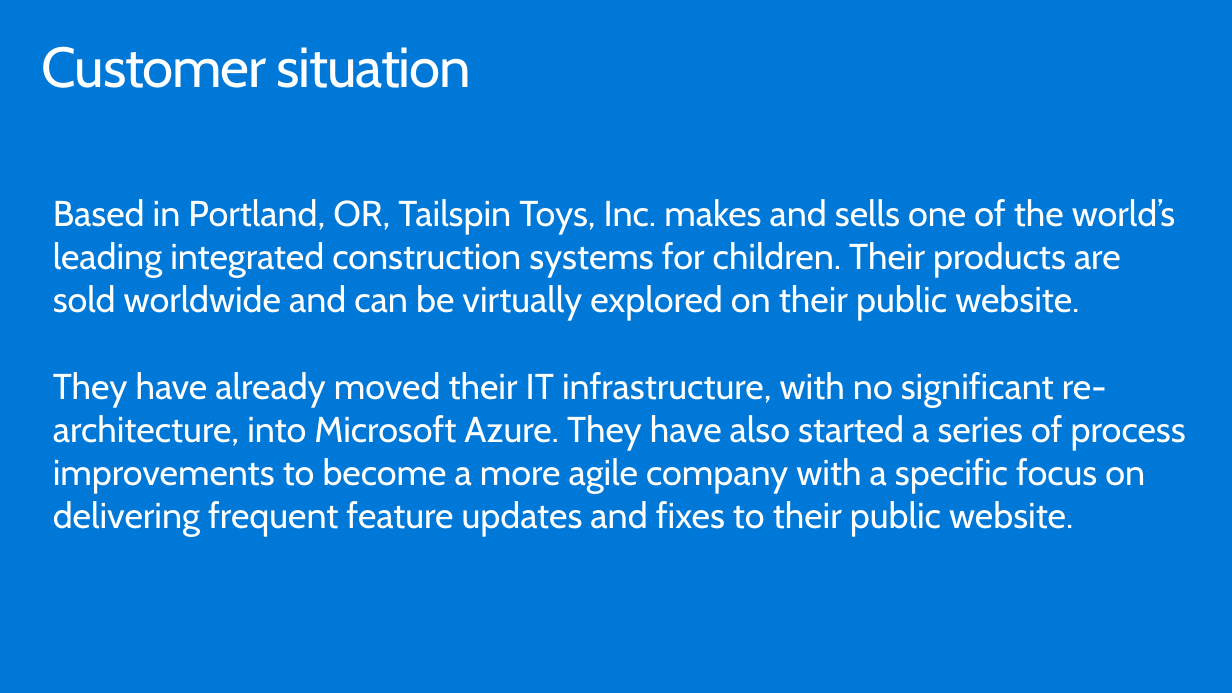
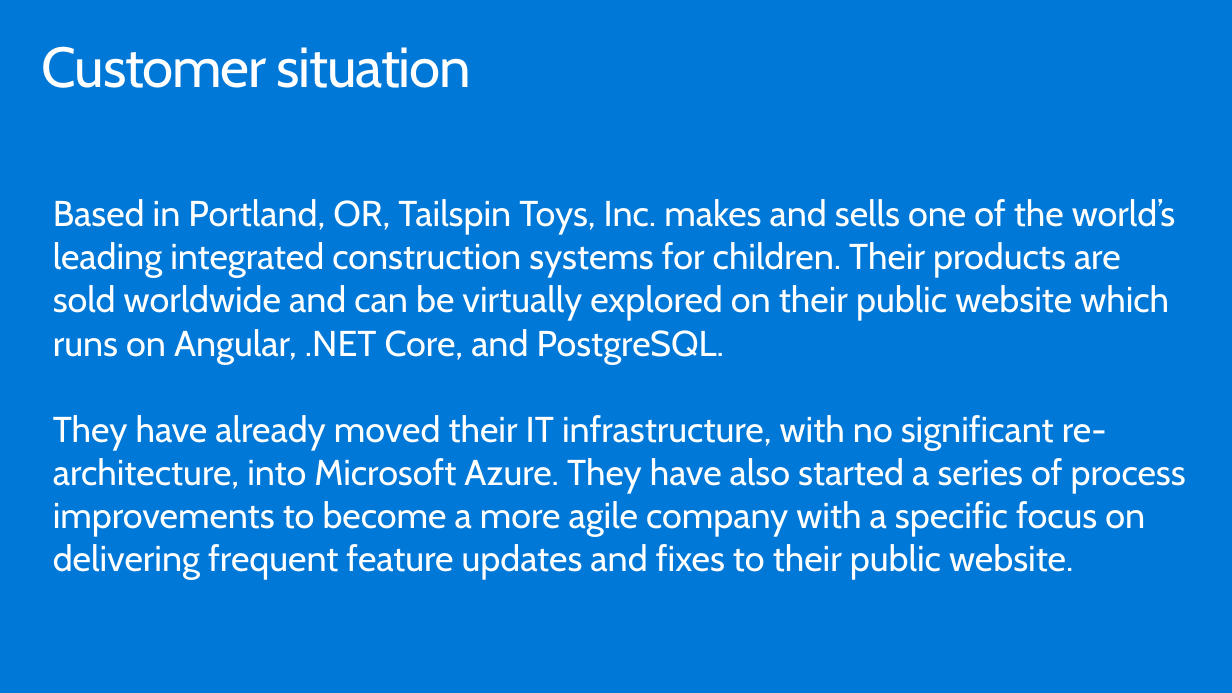
Before and after one commit to yashmadan123/MCW-Continuous-delivery-in-Azure-DevOps, a slide deck: slide 4 of Whiteboard design session/WDS trainer presentation - Continuous delivery in Azure DevOps.pptx. Drawn at 1232x693 pixels with LibreOffice and Linux fonts; fonts in the diff are those of the drawing. Boxes give left, top, right and bottom in pixels: in the first picture for what was removed or moved away, otherwise in the second. Text is boxed around its words. In the diff, an @@ line names an element or a change of style, - is before the commit and + after.

Commit message:
updated guide references to PostgreSQL

```diff
--- a/Whiteboard design session/WDS trainer presentation - Continuous delivery in Azure DevOps.pptx
+++ b/Whiteboard design session/WDS trainer presentation - Continuous delivery in Azure DevOps.pptx
@@ text at <box>53,199,1175,364</box>: text changed @@
-Based in Portland, OR, Tailspin Toys, Inc. makes and sells one of the world’s leading integrated construction systems for children. Their products are sold worldwide and can be virtually explored on their public website.
+Based in Portland, OR, Tailspin Toys, Inc. makes and sells one of the world’s leading integrated construction systems for children. Their products are sold worldwide and can be virtually explored on their public website which runs on Angular, .NET Core, and PostgreSQL.
```
Also in this commit, not shown: 1 other slide changed, 3 other files.
